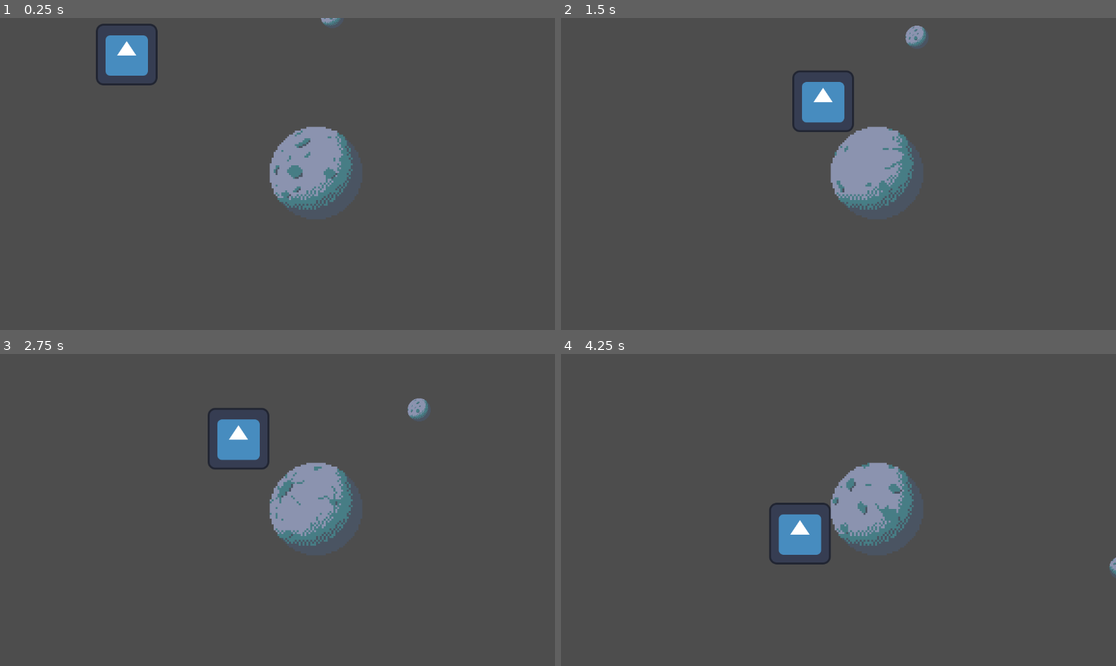
Above: before the commit, frames 1-4 (two rows, left to right).
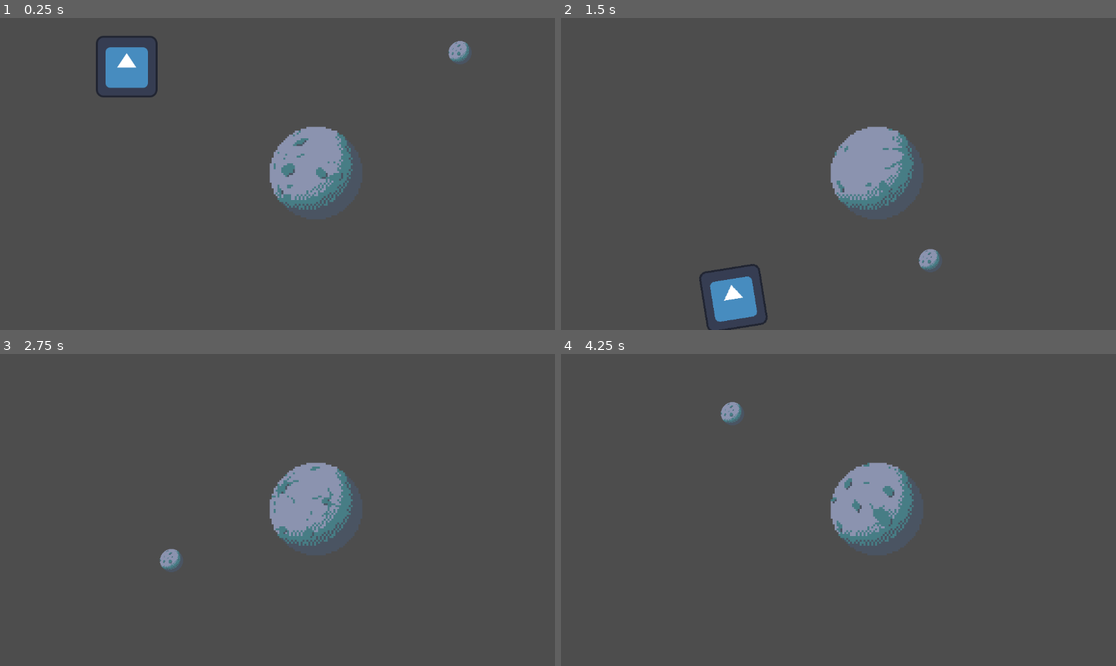
Above: after the commit, the same moments.

Repository: henreedev/hackathon
Game: Godot game, scene res://scenes/main.tscn
Same seed, same stepped clock (60 frames per second), same inputs: the game is played once before the commit and once after it. The engine's default icon, where the game draws it, is replaced by a stand-in: a white triangle on a blue panel in a dark square.
Inputs:
- Up to frame 1 (0.25 s): no input
- Up to frame 2 (1.5 s): hold D (move_right) from 0.53 s (still down); tap Space (jump) at 0.6, 0.77, 1.07, 1.35 s
- Up to frame 3 (2.75 s): tap Space (jump) at 1.52, 1.82, 2.1 s; release D (move_right) at 2.03 s; hold A (move_left) from 2.03 s (still down)
- Up to frame 4 (4.25 s): release A (move_left) at 2.78 s; hold D (move_right) from 2.78 s (still down); tap Space (jump) at 2.85, 3.02, 3.32, 3.6, 3.77, 4.07 s

The runs differ from the first frame. In frame 1, 1.7% of the frame differs, in the area x 17-85%, y 0-61%; in frame 2, 2.9%, in the area x 24-69%, y 2-100%; in frame 3, 2.1%; in frame 4, 2.0%.

Commit message:
add player rotation towards planet of largest gravity

Diff:
--- a/scenes/characters/player.gd
+++ b/scenes/characters/player.gd
@@ -1,28 +1,63 @@
-extends CharacterBody2D
-
+extends RigidBody2D
+class_name Player
 
 const SPEED = 300.0
-const JUMP_VELOCITY = -40.0
+const JUMP_VELOCITY = -300.0
+
+var _planets = []
+# Planet with highest gravity
+var _target_planet : Planet
 
 # Get the gravity from the project settings to be synced with RigidBody nodes.
 var gravity = ProjectSettings.get_setting("physics/2d/default_gravity")
 
+func _process(delta):
+	pass
+# Calculate actual gravity values from each planet, find largest
+func _calc_gravity_vector():
+	var largest_gravity = 0.0
+	if !_planets:
+		_target_planet = null
+	for planet in _planets:
+		var p_gravity = planet.gravity
+		var p_dist = planet.position.distance_to(self.position)
+		var p_unit_dist = planet.gravity_point_unit_distance
+		var p_eff_grav = pow(p_dist / p_unit_dist, 2) * p_gravity
+		if p_eff_grav > largest_gravity:
+			largest_gravity = p_eff_grav
+			_target_planet = planet
+
+
+
+
+func add_planet(planet : Planet):
+	_planets.append(planet)
+
+func remove_planet(planet : Planet):
+	_planets.erase(planet)
 
 func _physics_process(delta):
-	# Add the gravity.
-	if not is_on_floor():
-		velocity.y += gravity * 0.1 * delta
-
-	# Handle jump.
-	if Input.is_action_just_pressed("jump") and is_on_floor():
-		velocity.y = JUMP_VELOCITY
-
-	# Get the input direction and handle the movement/deceleration.
-	# As good practice, you should replace UI actions with custom gameplay actions.
-	var direction = Input.get_axis("move_left", "move_right")
-	if direction:
-		velocity.x = direction * SPEED
+	_calc_gravity_vector()
+	if _target_planet:
+		var rotate_speed = 1.0
+		rotation = lerp_angle(rotation, get_angle_to(_target_planet.position), delta * rotate_speed)
 	else:
-		velocity.x = move_toward(velocity.x, 0, SPEED)
-
-	move_and_slide()
+		var rotate_speed = 1.0
+		rotation = lerp_angle(rotation, 0, delta * rotate_speed)
+	## Add the gravity.
+	#if not is_on_floor():
+		#velocity.y += gravity * 0.1 * delta
+#
+	## Handle jump.
+	#if Input.is_action_just_pressed("jump") and is_on_floor():
+		#velocity.y = JUMP_VELOCITY
+#
+	## Get the input direction and handle the movement/deceleration.
+	## As good practice, you should replace UI actions with custom gameplay actions.
+	#var direction = Input.get_axis("move_left", "move_right")
+	#if direction:
+		#velocity.x = direction * SPEED
+	#else:
+		#velocity.x = move_toward(velocity.x, 0, SPEED)
+#
+	#move_and_slide()
--- a/scenes/characters/player.tscn
+++ b/scenes/characters/player.tscn
@@ -6,7 +6,7 @@
 [sub_resource type="RectangleShape2D" id="RectangleShape2D_xrj68"]
 size = Vector2(126, 128)
 
-[node name="Player" type="CharacterBody2D"]
+[node name="Player" type="RigidBody2D" groups=["player"]]
 script = ExtResource("1_4dwvj")
 
 [node name="Sprite2D" type="Sprite2D" parent="."]
--- a/scenes/environment/asteroid.tscn
+++ b/scenes/environment/asteroid.tscn
@@ -8,9 +8,7 @@
 [node name="Asteroid" type="RigidBody2D"]
 
 [node name="CollisionShape2D" type="CollisionShape2D" parent="."]
-position = Vector2(689, -7)
 shape = SubResource("CircleShape2D_xpj6v")
 
 [node name="Sprite2D" type="Sprite2D" parent="."]
-position = Vector2(689, -7)
 texture = ExtResource("1_4k41y")
--- a/scenes/environment/planet.gd
+++ b/scenes/environment/planet.gd
@@ -1,5 +1,8 @@
 extends AnimatableBody2D
+class_name Planet
 
+var gravity := 0.0
+var gravity_point_unit_distance := 0.0;
 
 # Called when the node enters the scene tree for the first time.
 func _ready():
@@ -8,9 +11,14 @@
 
 # Called every frame. 'delta' is the elapsed time since the previous frame.
 func _process(delta):
-	pass
-
+	gravity = $Area2D.gravity
+	gravity_point_unit_distance = $Area2D.gravity_point_unit_distance
 
 
 func _on_area_2d_body_entered(body):
-	print("something entered")
+	if body.is_in_group("player") and body is Player:
+		body.add_planet(self)
+
+func _on_area_2d_body_exited(body):
+	if body.is_in_group("player") and body is Player:
+		body.remove_planet(self)
--- a/scenes/environment/planet.tscn
+++ b/scenes/environment/planet.tscn
@@ -266,7 +266,7 @@
 scale = Vector2(4, 4)
 sprite_frames = SubResource("SpriteFrames_ec5ov")
 animation = &"orbit"
-frame_progress = 0.0203435
+frame_progress = 0.537335
 
 [node name="Area2D" type="Area2D" parent="."]
 gravity_space_override = 3
@@ -280,3 +280,4 @@
 shape = SubResource("CircleShape2D_1mtvt")
 
 [connection signal="body_entered" from="Area2D" to="." method="_on_area_2d_body_entered"]
+[connection signal="body_exited" from="Area2D" to="." method="_on_area_2d_body_exited"]
--- a/scenes/main.tscn
+++ b/scenes/main.tscn
@@ -1,35 +1,16 @@
-[gd_scene load_steps=6 format=3 uid="uid://b6ccbqlao12un"]
+[gd_scene load_steps=4 format=3 uid="uid://b6ccbqlao12un"]
 
 [ext_resource type="PackedScene" uid="uid://c1nhldq5wc608" path="res://scenes/characters/player.tscn" id="1_85sax"]
 [ext_resource type="PackedScene" uid="uid://iiexavaf3lba" path="res://scenes/environment/planet.tscn" id="2_o6jw5"]
-[ext_resource type="Texture2D" uid="uid://cqg0xyp2dllsk" path="res://assets/image/moon/1.png" id="3_ohla0"]
-
-[sub_resource type="WorldBoundaryShape2D" id="WorldBoundaryShape2D_o3wr3"]
-
-[sub_resource type="CircleShape2D" id="CircleShape2D_t2ixs"]
-radius = 25.0799
+[ext_resource type="PackedScene" uid="uid://b7v0gepg1lqob" path="res://scenes/environment/asteroid.tscn" id="3_bonlj"]
 
 [node name="Main" type="Node2D"]
 
 [node name="Player" parent="." instance=ExtResource("1_85sax")]
 position = Vector2(263, 73)
 
-[node name="StaticBody2D" type="StaticBody2D" parent="."]
-
-[node name="CollisionShape2D" type="CollisionShape2D" parent="StaticBody2D"]
-position = Vector2(280, 469)
-shape = SubResource("WorldBoundaryShape2D_o3wr3")
-
 [node name="Planet" parent="." instance=ExtResource("2_o6jw5")]
 position = Vector2(656, 322)
 
-[node name="Asteroid" type="RigidBody2D" parent="."]
-mass = 0.1
-
-[node name="CollisionShape2D" type="CollisionShape2D" parent="Asteroid"]
-position = Vector2(689, -7)
-shape = SubResource("CircleShape2D_t2ixs")
-
-[node name="Sprite2D" type="Sprite2D" parent="Asteroid"]
-position = Vector2(689, -7)
-texture = ExtResource("3_ohla0")
+[node name="Asteroid" parent="." instance=ExtResource("3_bonlj")]
+position = Vector2(955, 44)
